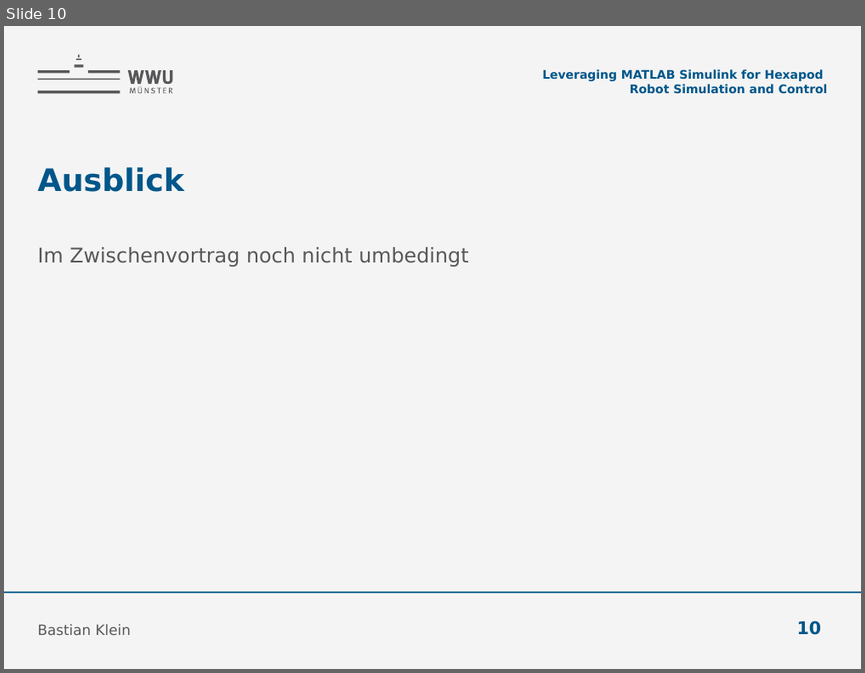
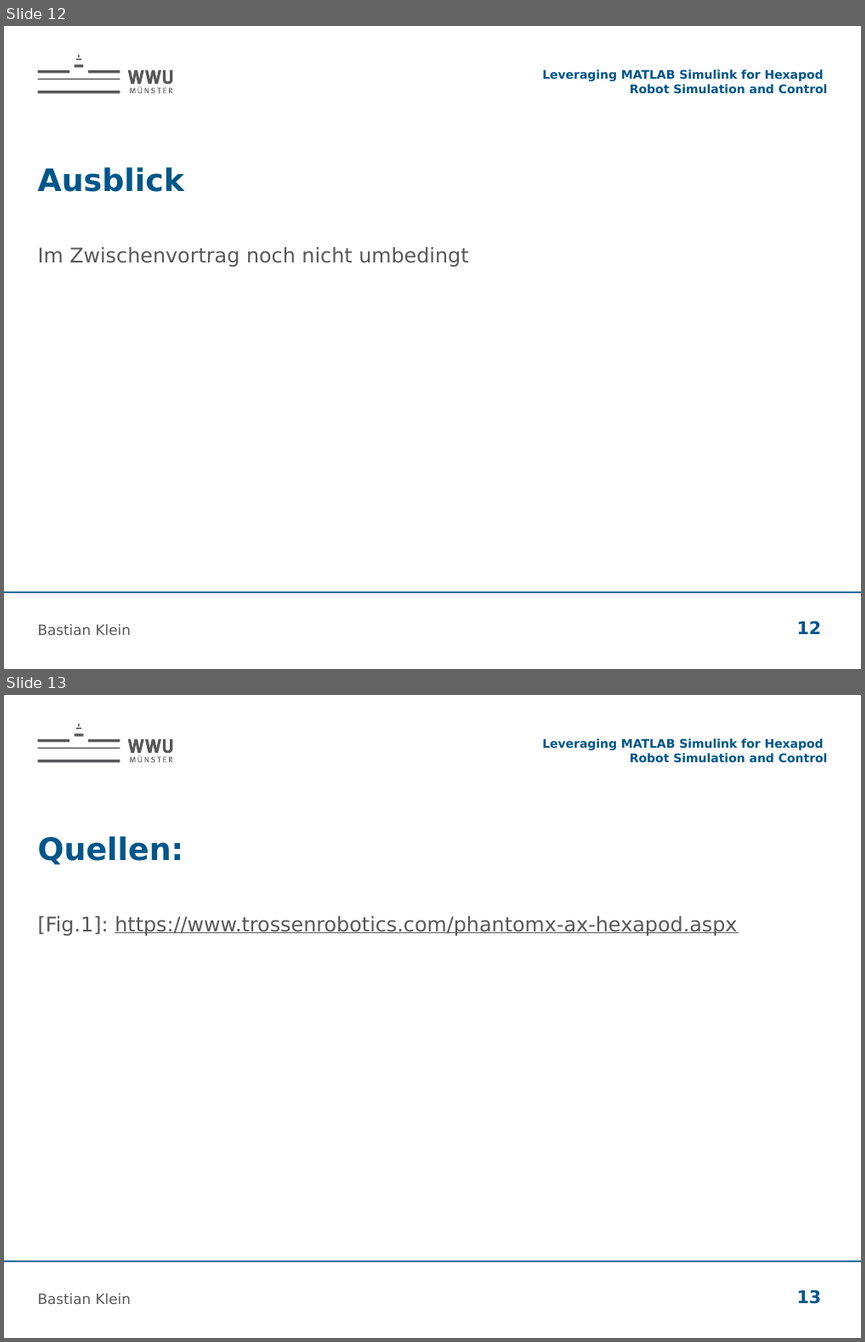
Before and after one commit to bastianklein612/Bachelor-Thesis, a slide deck: presentation/Zwischenvortrag.pptx. Shown one above the other, each under a label of ours: slide 10 before the commit, slides 12 and 13 after it. The pictures are 865x673 and 865x1342 pixels, drawn with LibreOffice and Linux fonts; fonts in the diff are those of the drawing; background and template pictures are left out. Boxes give left, top, right and bottom in pixels: in the first picture for what was removed or moved away, otherwise in the second. Text is boxed around its words. In the diff, an @@ line names an element or a change of style, - is before the commit and + after.

```diff
--- a/presentation/Zwischenvortrag.pptx
+++ b/presentation/Zwischenvortrag.pptx
@@ slide 13 added at [4, 695, 861, 1338], background #FFFFFF; not listed: 2 template elements that a slide beside it also shows @@
@@ text added at [542, 738, 828, 763], 10 pt, text #00568A, bold @@
+Leveraging MATLAB Simulink for Hexapod Robot Simulation and Control
@@ title added at [38, 836, 184, 865], 26 pt, text #00568A, bold @@
+Quellen:
@@ text added at [38, 916, 737, 936], 17 pt, text #58585A, underline @@
+[Fig.1]: https://www.trossenrobotics.com/phantomx-ax-hexapod.aspx
@@ text added at [38, 1293, 131, 1304], 12 pt, text #58585A @@
+Bastian Klein
@@ page number added at [797, 1289, 822, 1304], 14.7 pt, text #00568A, bold @@
+13
@@ what was slide 10 is now slide 12 @@
@@ slide 12 changed as well @@
@@ background #F4F4F4 to #FFFFFF @@
@@ page number at [797, 620, 822, 634]: text changed @@
-10
+12
```
Also in this commit, not shown: 10 other slides changed, 2 other slides added, 5 other files.
